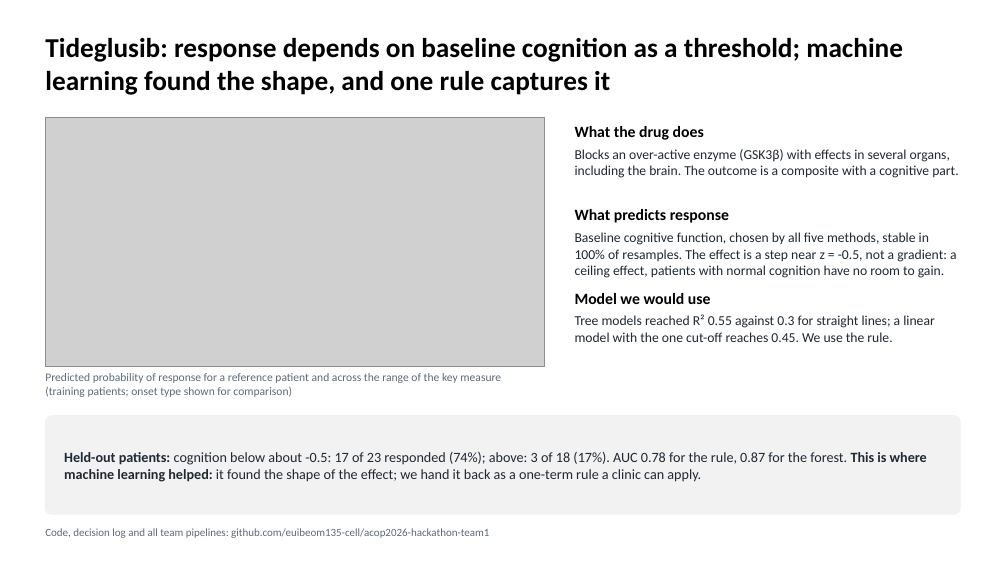
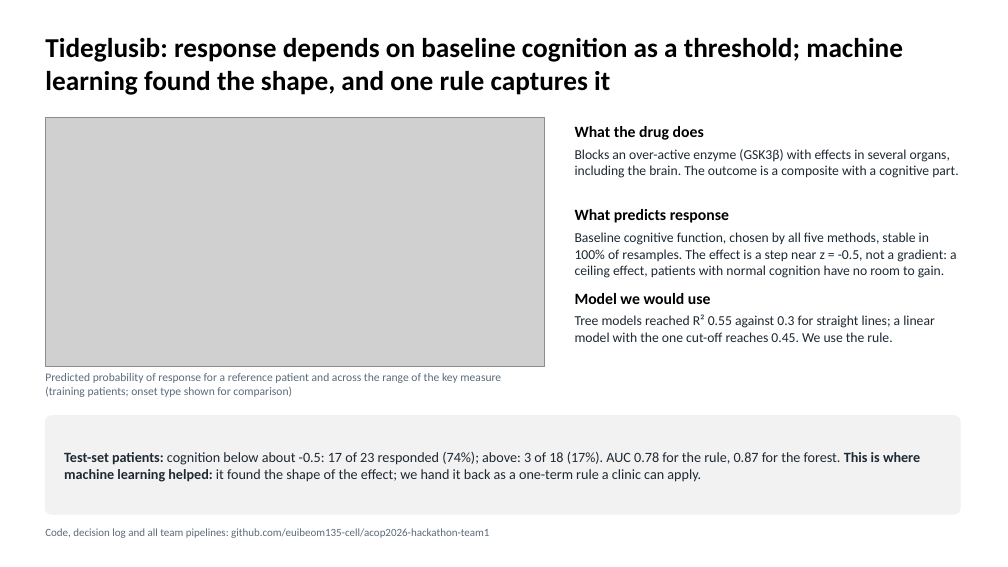
Before and after one commit to euibeom135-cell/acop2026-hackathon-team1, a slide deck: slide 6 of slides/Team1_DM1_slides.pptx. Drawn at 1008x567 pixels with LibreOffice and Linux fonts; fonts in the diff are those of the drawing; grey boxes stand for pictures. Boxes give left, top, right and bottom in pixels: in the first picture for what was removed or moved away, otherwise in the second. Text is boxed around its words. In the diff, an @@ line names an element or a change of style, - is before the commit and + after.

```diff
--- a/slides/Team1_DM1_slides.pptx
+++ b/slides/Team1_DM1_slides.pptx
@@ text at box(64, 452, 920, 482): text changed @@
-Held-out patients: cognition below about -0.5: 17 of 23 responded (74%); above: 3 of 18 (17%). AUC 0.78 for the rule, 0.87 for the forest. This is where machine learning helped: it found the shape of the effect; we hand it back as a one-term rule a clinic can apply.
+Test-set patients: cognition below about -0.5: 17 of 23 responded (74%); above: 3 of 18 (17%). AUC 0.78 for the rule, 0.87 for the forest. This is where machine learning helped: it found the shape of the effect; we hand it back as a one-term rule a clinic can apply.
```
Also in this commit, not shown: 6 other slides changed.
